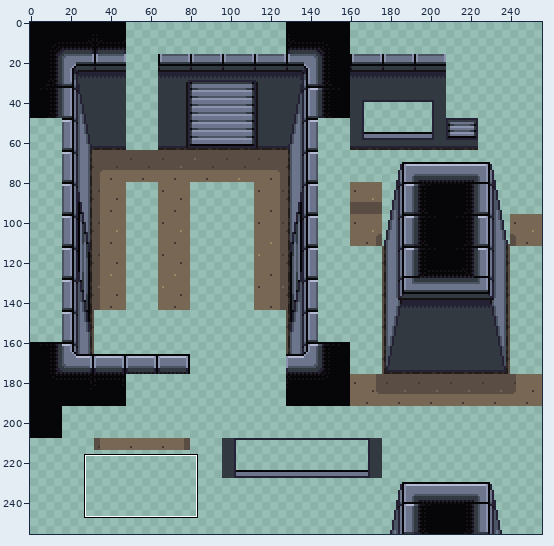
Pixel-art file: art/tileset.aseprite. Above: a wide view before the commit, with the close-up outlined.
Close-up. Before the edit:
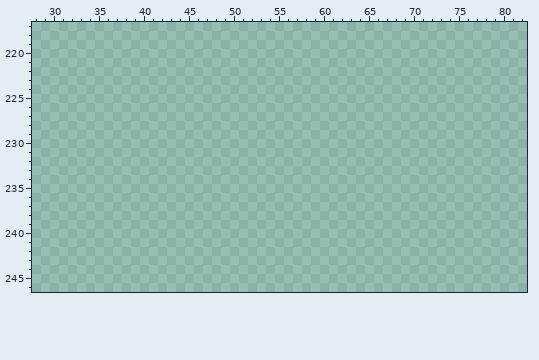
256x256 pixels, 1 frame. Shown: x 28..82, y 217..246.
New version:
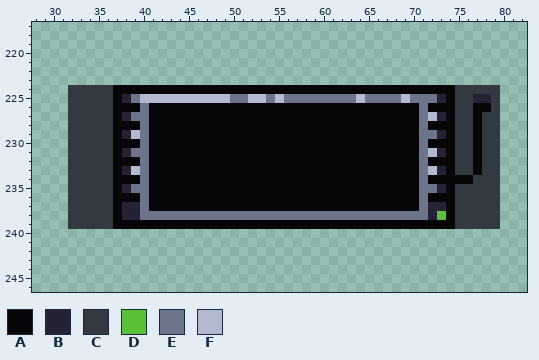
Palette (. is transparent): A #060608  B #242234  C #333941  D #59c135  E #6d758d  F #b3b9d1
The exact change:
Layer "Layer 1":
y 224: x 32..79 ................................................ -> CCCCCAAAAAAAAAAAAAAAAAAAAAAAAAAAAAAAAAAAAAACCCCC
y 225: x 32..79 ................................................ -> CCCCCABEFFFFFFFFFFEEFFEFEEEEEEEEFEEEEFEEEBACCBBC
y 226: x 32..79 ................................................ -> CCCCCAAAEAAAAAAAAAAAAAAAAAAAAAAAAAAAAAAEAAACCAAC
y 227: x 32..79 ................................................ -> CCCCCABEEAAAAAAAAAAAAAAAAAAAAAAAAAAAAAAEFBACCACC
y 228: x 32..79 ................................................ -> CCCCCAAAEAAAAAAAAAAAAAAAAAAAAAAAAAAAAAAEAAACCACC
y 229: x 32..79 ................................................ -> CCCCCABFEAAAAAAAAAAAAAAAAAAAAAAAAAAAAAAEEBACCACC
y 230: x 32..79 ................................................ -> CCCCCAAAEAAAAAAAAAAAAAAAAAAAAAAAAAAAAAAEAAACCACC
y 231: x 32..79 ................................................ -> CCCCCABEEAAAAAAAAAAAAAAAAAAAAAAAAAAAAAAEFBACCACC
y 232: x 32..79 ................................................ -> CCCCCAAAEAAAAAAAAAAAAAAAAAAAAAAAAAAAAAAEAAACCACC
y 233: x 32..79 ................................................ -> CCCCCABFEAAAAAAAAAAAAAAAAAAAAAAAAAAAAAAEFBACCACC
y 234: x 32..79 ................................................ -> CCCCCAAAEAAAAAAAAAAAAAAAAAAAAAAAAAAAAAAEAAAAACCC
y 235: x 32..79 ................................................ -> CCCCCABEEAAAAAAAAAAAAAAAAAAAAAAAAAAAAAAEEBACCCCC
y 236: x 32..79 ................................................ -> CCCCCAAAEAAAAAAAAAAAAAAAAAAAAAAAAAAAAAAEAAACCCCC
y 237: x 32..79 ................................................ -> CCCCCABBEAAAAAAAAAAAAAAAAAAAAAAAAAAAAAAEBBACCCCC
y 238: x 32..79 ................................................ -> CCCCCABBEEEEEEEEEEEEEEEEEEEEEEEEEEEEEEEEBDACCCCC
y 239: x 32..79 ................................................ -> CCCCCAAAAAAAAAAAAAAAAAAAAAAAAAAAAAAAAAAAAAACCCCC
